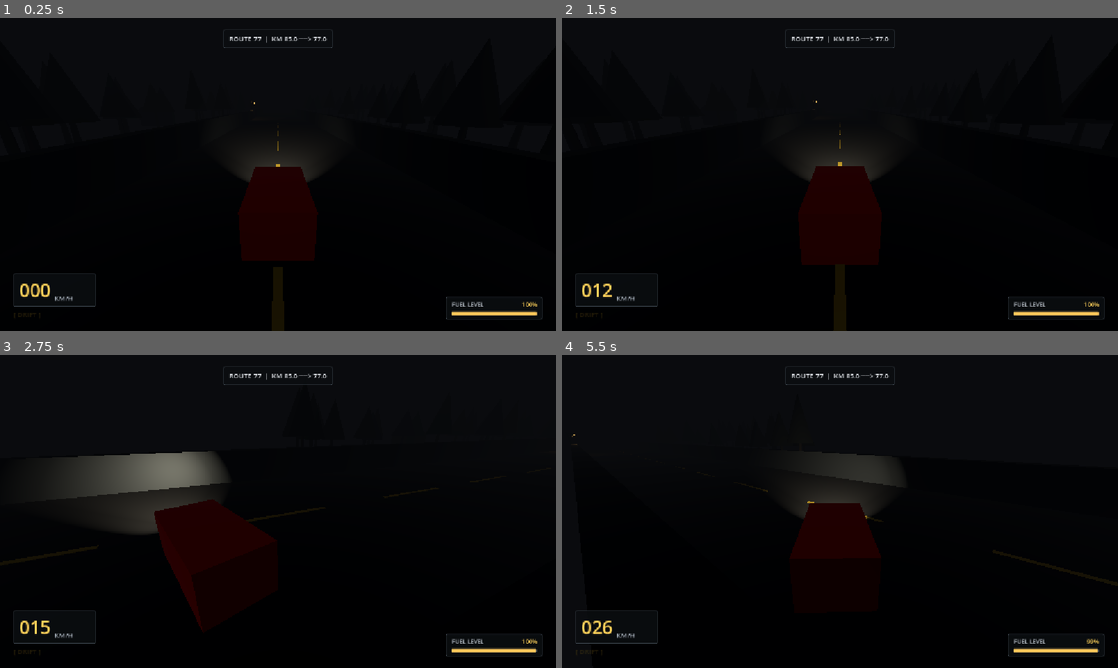
Above: before the commit, frames 1-4 (two rows, left to right).
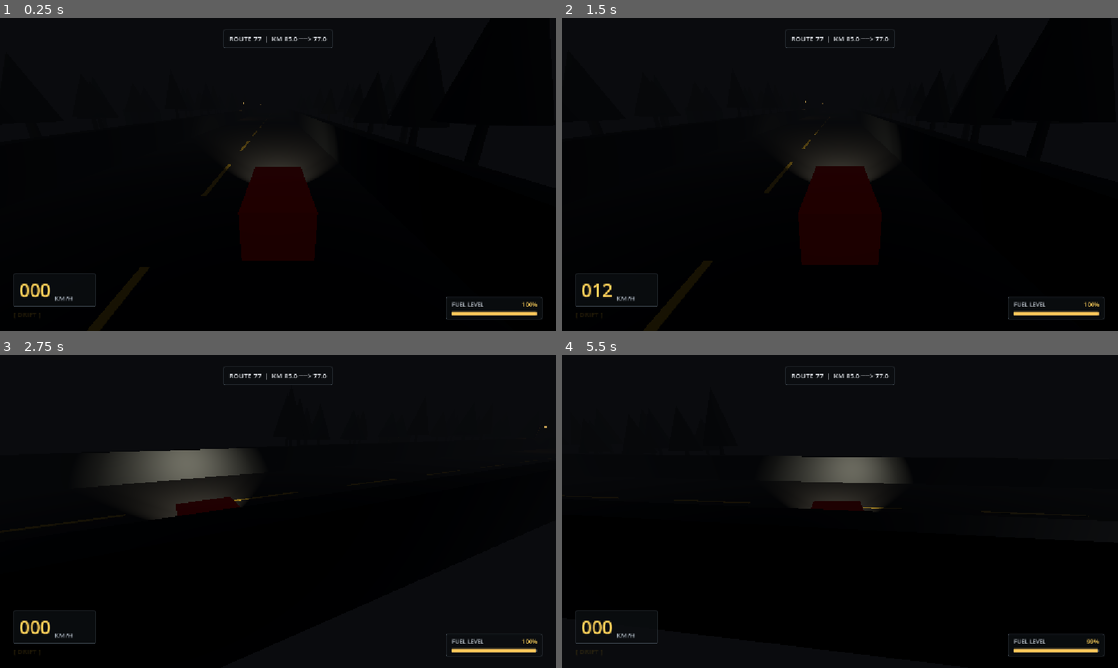
Above: after the commit, the same moments.

Repository: sebavidal10/km77
Game: Godot game, scene res://world.tscn
The game is run twice, just before and just after one commit, with the same random seed, the same clock (stepped at 60 frames per second) and the same inputs.
Inputs:
- Up to frame 1 (0.25 s): no input
- Up to frame 2 (1.5 s): hold Right (steer_right) 0.53-1.28 s; tap Enter at 1.25 s; hold S (brake) from 1.28 s (still down)
- Up to frame 3 (2.75 s): release S (brake) at 2.03 s; hold Right (steer_right) from 2.03 s (still down)
- Up to frame 4 (5.5 s): release Right (steer_right) at 2.78 s; hold W (accelerate) 2.78-3.53 s; hold A (steer_left) 3.53-5.03 s; hold S (brake) from 5.03 s (still down)

The runs differ from the first frame. In frame 1, less than 0.1% of the frame differs, in the area x 40-51%, y 26-49%; in frame 2, less than 0.1%; in frame 3, 7.5%, in the area x 5-99%, y 22-90%; in frame 4, 3.7%.

Commit message:
feat(world): center vehicle in right-hand lane and register player group

Diff:
--- a/van.gd
+++ b/van.gd
@@ -86,6 +86,7 @@
 @onready var visual_mesh: MeshInstance3D = get_node_or_null("MeshInstance3D") as MeshInstance3D
 
 func _ready() -> void:
+	add_to_group("player")
 	current_kilometer = starting_kilometer
 	fuel_changed.emit(current_fuel, max_fuel)
 	distance_updated.emit(distance_traveled_meters, current_kilometer)
--- a/world.tscn
+++ b/world.tscn
@@ -33,7 +33,7 @@
 [node name="World" type="Node3D" unique_id=1065469961]
 
 [node name="Camera3D" type="Camera3D" parent="." unique_id=649475330 node_paths=PackedStringArray("target_node")]
-transform = Transform3D(1, 0, 0, 0, 0.9659259, 0.25881907, 0, -0.25881907, 0.9659258, 0, 5, 7)
+transform = Transform3D(1, 0, 0, 0, 0.9659259, 0.25881907, 0, -0.25881907, 0.9659258, 3.5, 5, 7)
 script = ExtResource("1_fj7yv")
 target_node = NodePath("../Van/CameraTarget")
 
@@ -42,7 +42,7 @@
 target_vehicle = NodePath("../Van")
 
 [node name="Van" type="CharacterBody3D" parent="." unique_id=686971467]
-transform = Transform3D(1, 0, 0, 0, 1, 0, 0, 0, 1, 0, 1.5, 0)
+transform = Transform3D(1, 0, 0, 0, 1, 0, 0, 0, 1, 3.5, 1.5, 0)
 script = ExtResource("1_f3sb7")
 
 [node name="CollisionShape3D" type="CollisionShape3D" parent="Van" unique_id=2139074407]
